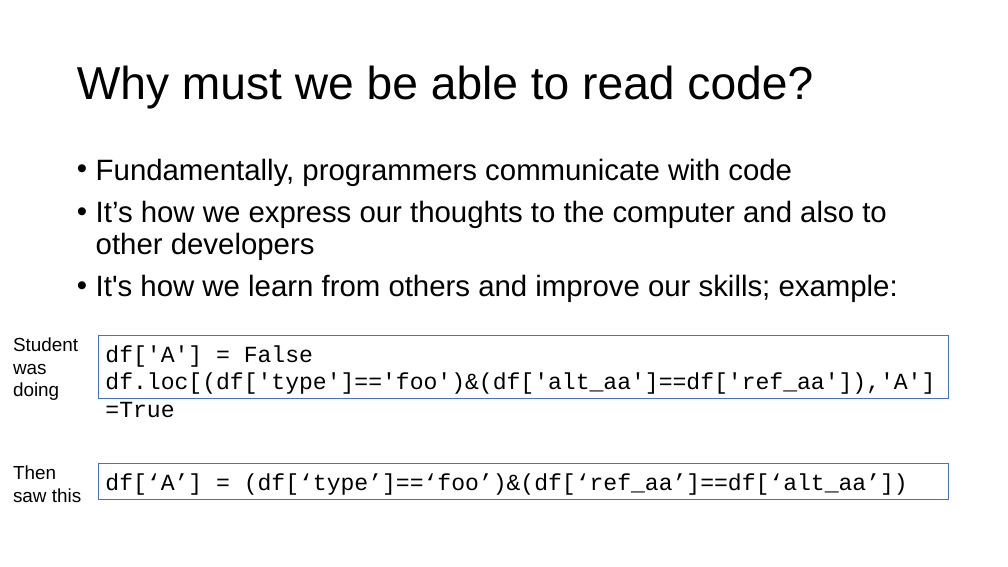
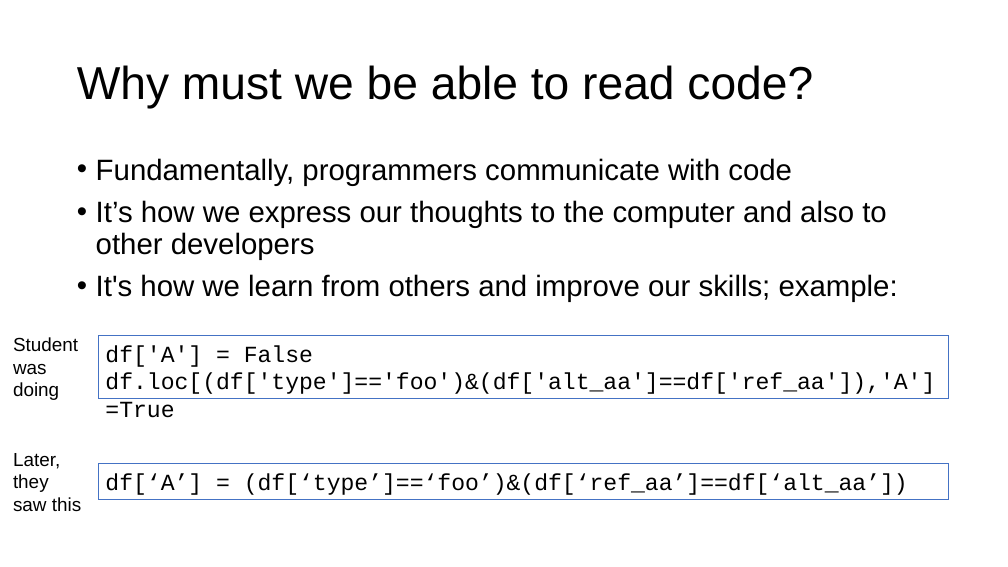
Before and after one commit to parrt/msds689, a slide deck: slide 2 of notes/reading-code.pptx. Drawn at 1008x567 pixels with LibreOffice and Linux fonts; fonts in the diff are those of the drawing; background and template pictures are left out. Boxes give left, top, right and bottom in pixels: in the first picture for what was removed or moved away, otherwise in the second. Text is boxed around its words. In the diff, an @@ line names an element or a change of style, - is before the commit and + after.

```diff
--- a/notes/reading-code.pptx
+++ b/notes/reading-code.pptx
@@ text at bbox=[13, 453, 81, 512]: text changed @@
-Then saw this
+Later, they saw this
```
Also in this commit, not shown: 3 other slides changed, 5 other files.
